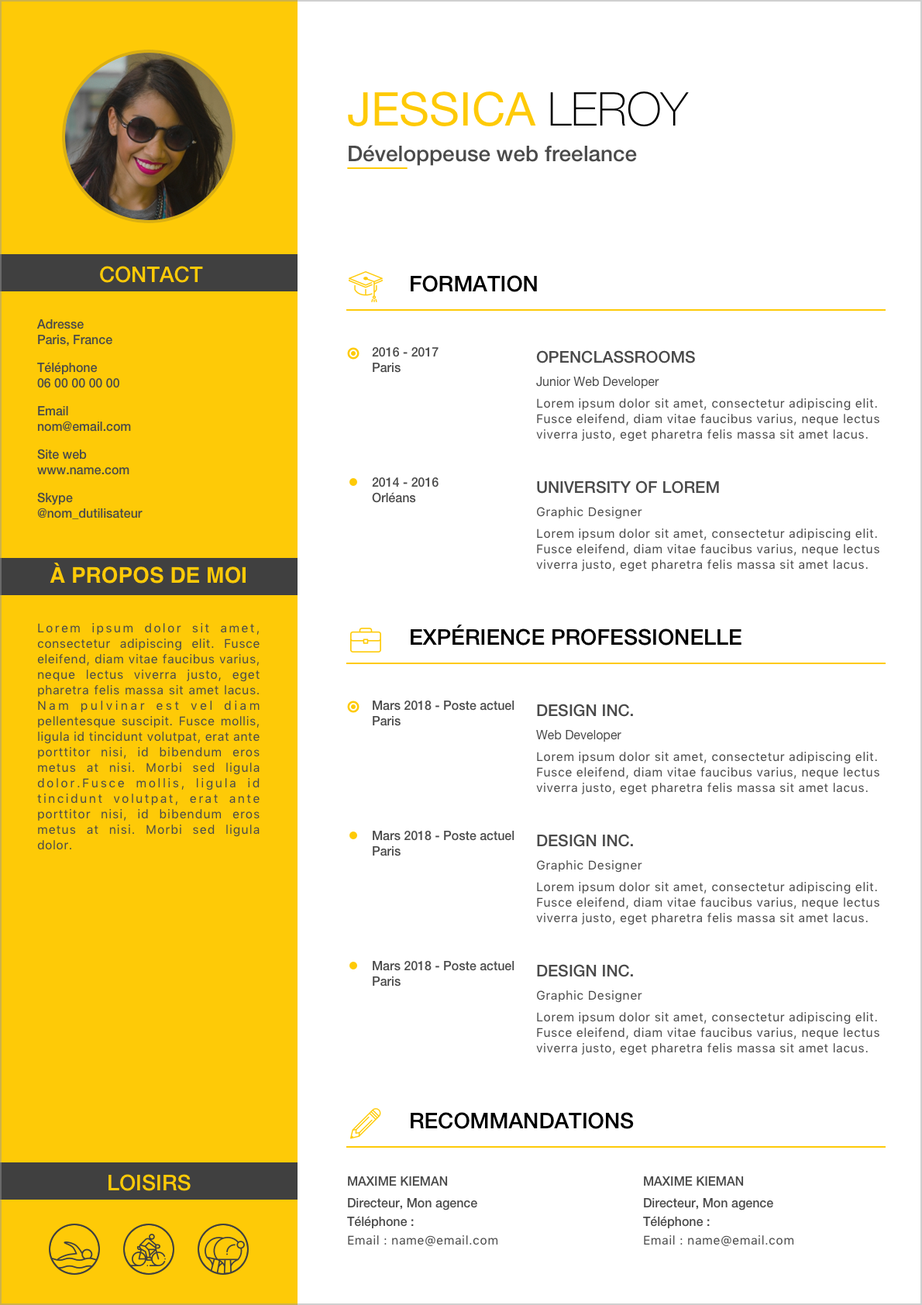
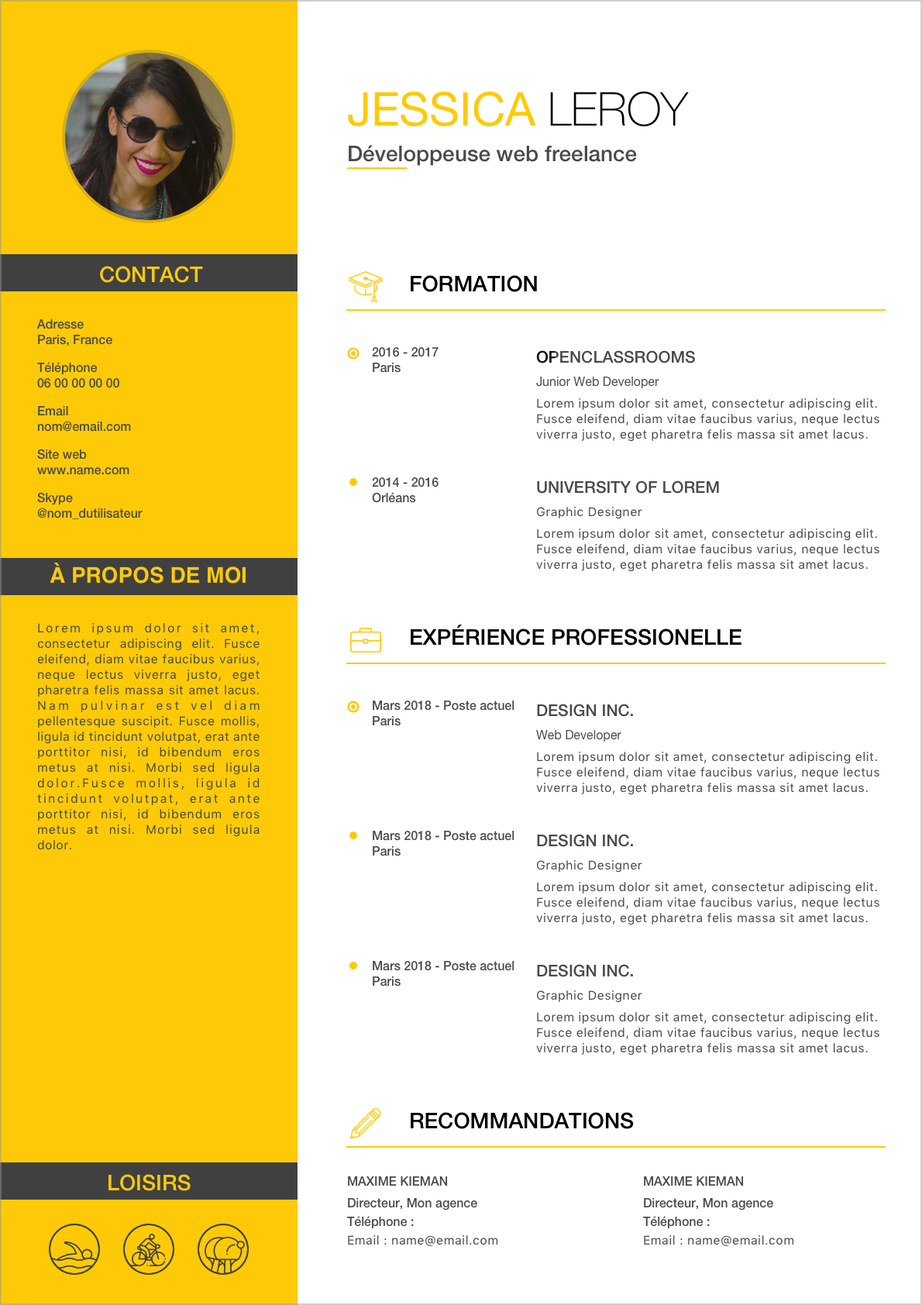
Layer changes from the first 922 x 1305 image to the second:
added layer "Calque 4" (multiply) in group "Two_part" over [536, 350, 555, 364]
